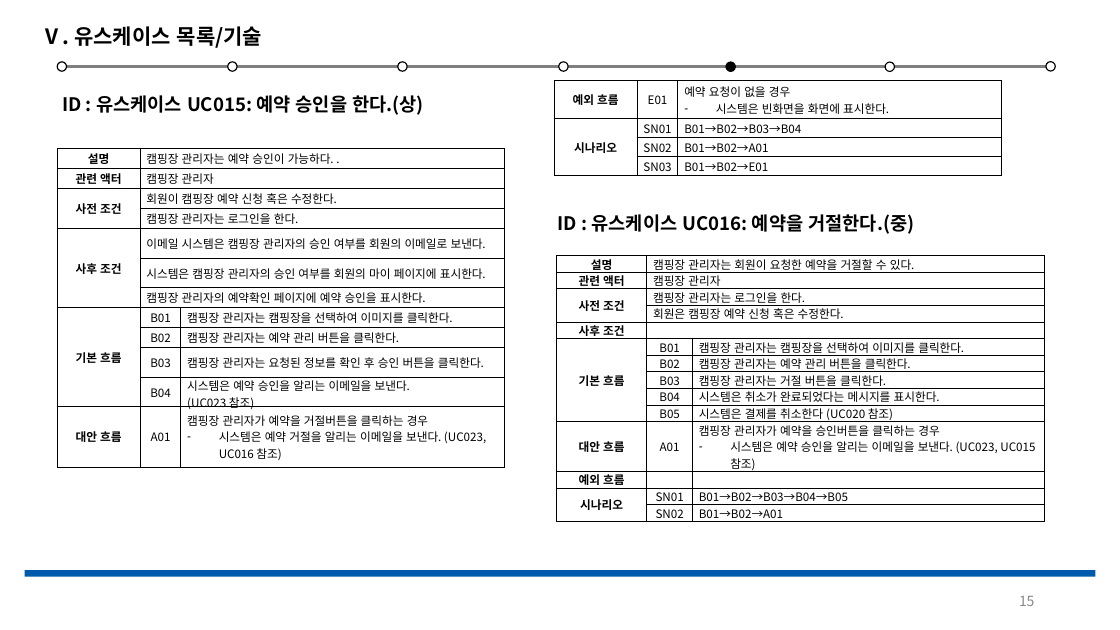
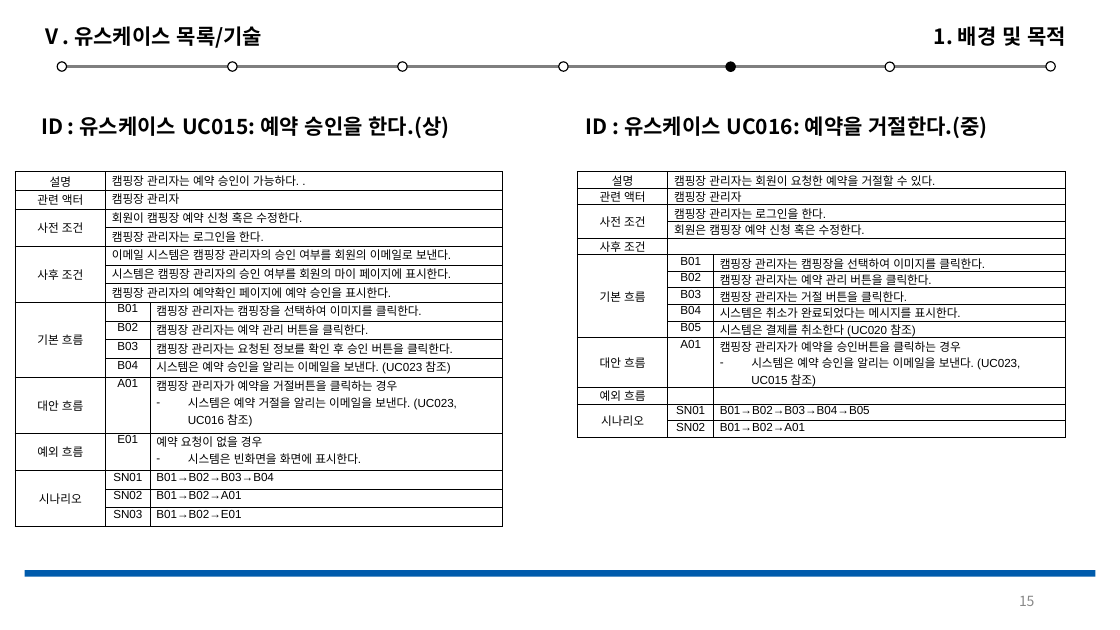
Before and after one commit to Jeeseob/SoftwareEngineering, a slide deck: slide 15 of 소공.pptx. Drawn at 1120x630 pixels with LibreOffice and Linux fonts; fonts in the diff are those of the drawing. Boxes give left, top, right and bottom in pixels: in the first picture for what was removed or moved away, otherwise in the second. Text is boxed around its words. In the diff, an @@ line names an element or a change of style, - is before the commit and + after.

```diff
--- a/소공.pptx
+++ b/소공.pptx
@@ text added at <box>934,26,1067,46</box>, 18 pt, text #000000, bold @@
+1. 배경 및 목적
@@ table removed at <box>555,81,1002,356</box>, 4 rows, 3 columns @@
-예외 흐름 | E01 | 예약 요청이 없을 경우 / 시스템은 빈화면을 화면에 표시한다.
-시나리오 | SN01 | B01→B02→B03→B04
- | SN02 | B01→B02→A01
- | SN03 | B01→B02→E01
@@ text "ID : 유스케이스 UC015: 예약 ...": place and size @@
-text "ID : 유스케이스 UC015: 예약 ..." at <box>62,95,424,115</box>
+text "ID : 유스케이스 UC015: 예약 ..." at <box>41,116,450,138</box>
@@ text "ID : 유스케이스 UC015: 예약 ..." at <box>41,116,450,138</box>: size 16 to 18 pt @@
@@ text "ID : 유스케이스 UC016: 예약을 ..." at <box>586,116,988,138</box>: size 16 to 18 pt @@
@@ text "ID : 유스케이스 UC016: 예약을 ...": place and size @@
-text "ID : 유스케이스 UC016: 예약을 ..." at <box>558,214,915,234</box>
+text "ID : 유스케이스 UC016: 예약을 ..." at <box>586,116,988,138</box>
@@ table at <box>15,171,503,522</box> @@
-row 11, column 3: 시스템은 예약 승인을 알리는 이메일을 보낸다. / (UC023 참조)
+row 11, column 3: 시스템은 예약 승인을 알리는 이메일을 보낸다. (UC023 참조)
+row 13: 예외 흐름 | E01 | 예약 요청이 없을 경우 / 시스템은 빈화면을 화면에 표시한다.
+row 14: 시나리오 | SN01 | B01→B02→B03→B04
+row 15:  | SN02 | B01→B02→A01
+row 16:  | SN03 | B01→B02→E01
@@ table: place and size @@
-table at <box>57,149,505,464</box>
+table at <box>15,171,503,522</box>
@@ table at <box>577,171,1066,447</box> @@
@@ font Noto Sans CJK KR to Arial @@
@@ bold off in "설명", "관련 액터", "사전 조건", "사후 조건" and 4 more places @@
@@ table: place and size @@
-table at <box>556,255,1045,531</box>
+table at <box>577,171,1066,447</box>
```
Also in this commit, not shown: 19 other slides changed, 2 slides added, 1 slide removed, 1 other file.
